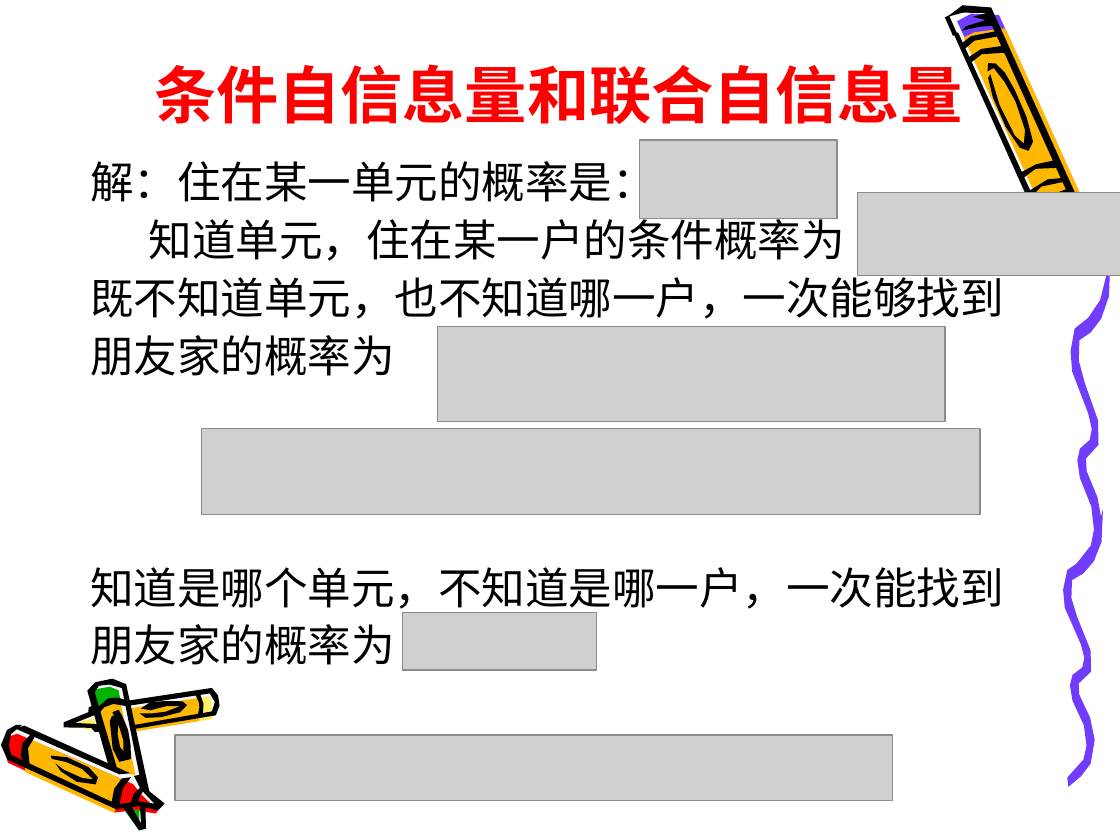
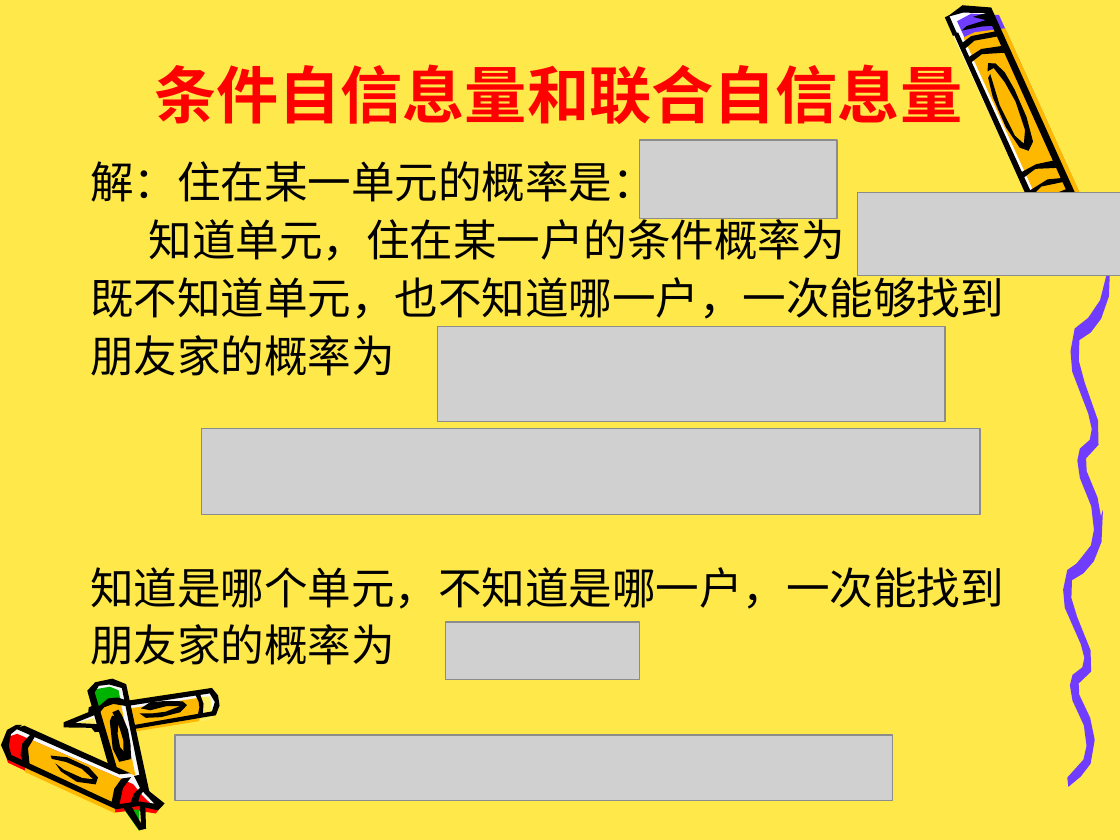
Before and after one commit to 2bWant2b/LearningMaterials, a slide deck: slide 22 of 信息论与编码/ch2-2.ppt. Drawn at 1120x840 pixels with LibreOffice and Linux fonts; fonts in the diff are those of the drawing; grey boxes stand for pictures. Boxes give left, top, right and bottom in pixels: in the first picture for what was removed or moved away, otherwise in the second. Text is boxed around its words. In the diff, an @@ line names an element or a change of style, - is before the commit and + after.

```diff
--- a/信息论与编码/ch2-2.ppt
+++ b/信息论与编码/ch2-2.ppt
@@ background #FFFFFF to #FFE84A @@
@@ freeform shape added at [880, 0, 1120, 259], fill #FFFFFF @@
@@ picture: place and size @@
-picture at [402, 613, 596, 670]
+picture at [446, 622, 640, 679]
```
Also in this commit, not shown: 22 other slides changed, 8 other files.
